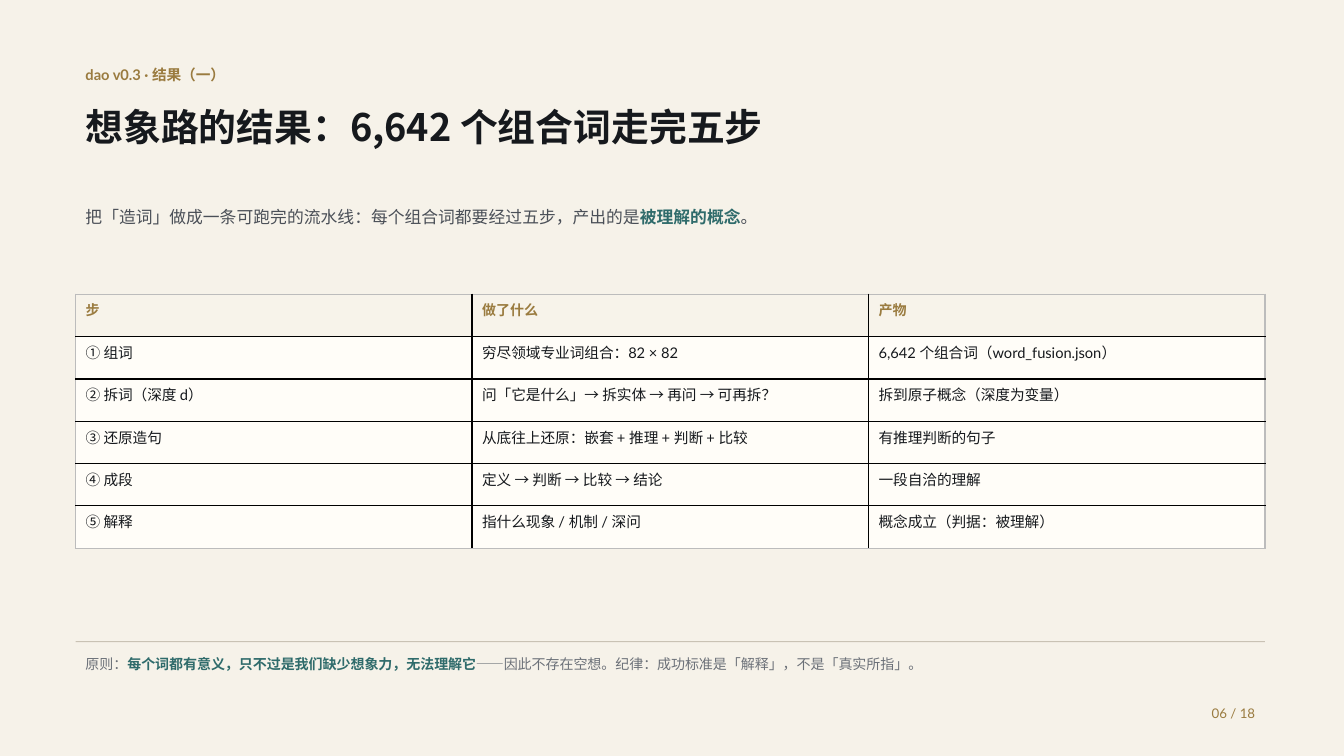
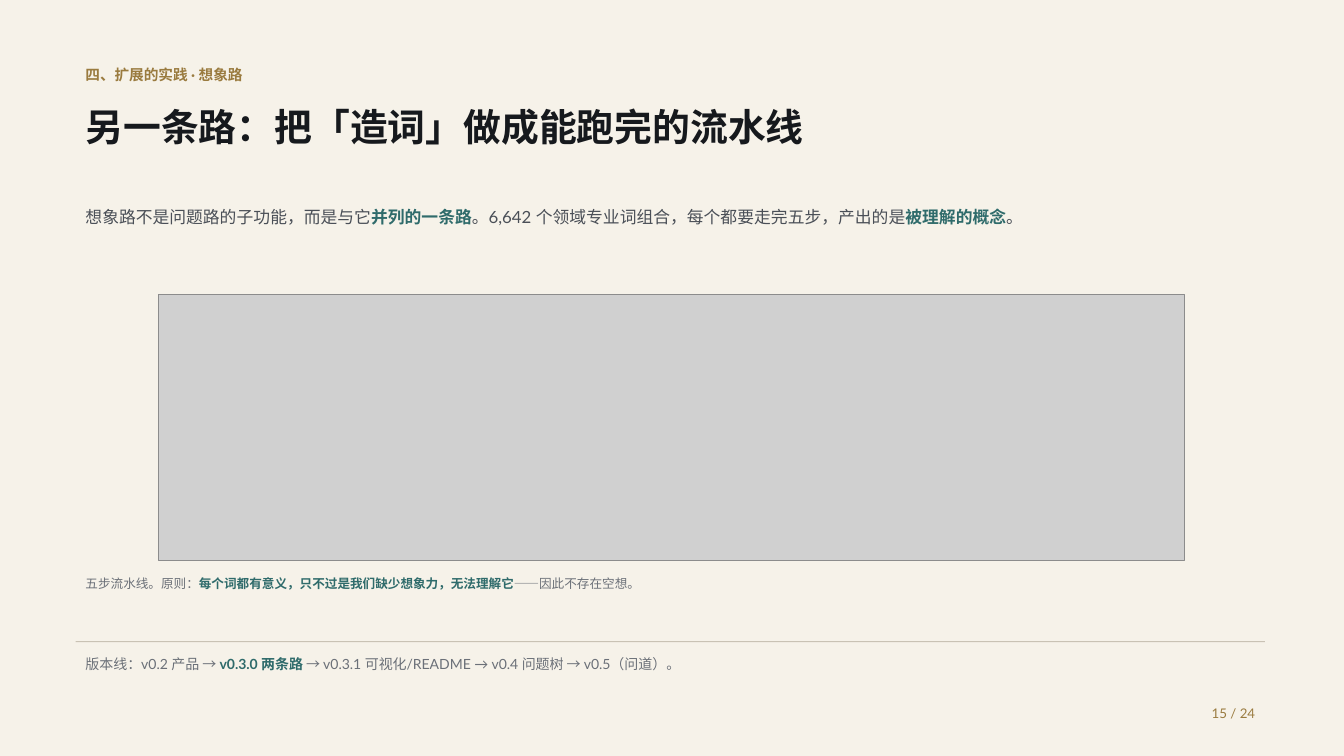
Before and after one commit to shikunpneg/ask-dao, a slide deck: slide 15 of docs/ppt/ask-dao-biomed-deck.pptx (slide 6 before the commit). Drawn at 1344x756 pixels with LibreOffice and Linux fonts; fonts in the diff are those of the drawing; grey boxes stand for pictures. Boxes give left, top, right and bottom in pixels: in the first picture for what was removed or moved away, otherwise in the second. Text is boxed around its words. In the diff, an @@ line names an element or a change of style, - is before the commit and + after.

Commit message:
PPT 按真实口径重做：真问句 + 新知识 + dao-v0.3 是提问微调模型（24 页）
用户指出三处我理解错了，已全部改到页面上：
1. 「真实的问题」要问句原文 —— 新增一页「机器提出的问题，长什么样」，
   三条方法学追问的 statement 直接从 out/biomed_demo/problems_paper.json 读，
   一字不改（spec 里不手写问句，防止复述走样）。
2. 「dao 模型在生物医学的实践」= dao-v 0.3 这个专门用来提问的微调模型，
   不是系统那一代。§3 重写为：RFT 后训练模型 + ModelScope studio 真实界面
   + 它现场生成的三个问句（原句）+ Holdout 0.7113 vs 0.6888（头对 3:2:7）
   + 两条能力边界（只做生物医学 / 只提问不判定）。
   原先「系统那一代」的内容（544 条 / 23 领域、15 进制裁决、想象路五步）
   移入 §4 扩展的实践。
3. 用用户给的三张真实图：studio 界面（§3）、系统架构图（§1）、道 logo（封面）。

封面按用户改写的文案重写（并修正「两种种」→「两种」）：
已有的 AI4S 生态擅长解决问题，但「问题从哪来」长期空缺。

新增 tools/deck_figs.py 里的白话版 E-value 图：不再画「HR vs E-value」两组条
让人自己对照，而是直接回答「要推翻这条结论，隐藏因素得多强」，
并把三条结论的强弱差别画出来（1.67 站得住 / 2.34 最稳 / 1.16 几乎站不住）。

正式交付文件改回规范名 docs/ppt/ask-dao-biomed-deck.{pptx,pdf}
（之前的 ask-dao-report.* 是 PowerPoint 占用时的临时名，已停止跟踪）。

```diff
--- a/docs/ppt/ask-dao-biomed-deck.pptx
+++ b/docs/ppt/ask-dao-biomed-deck.pptx
@@ text at <box>85,67,243,81</box>: text changed @@
-dao v0.3 · 结果（一）
+四、扩展的实践 · 想象路
@@ text at <box>85,108,803,145</box>: text changed @@
-想象路的结果：6,642 个组合词走完五步
+另一条路：把「造词」做成能跑完的流水线
@@ text at <box>85,208,1023,225</box>: text changed @@
-把「造词」做成一条可跑完的流水线：每个组合词都要经过五步，产出的是被理解的概念。
+想象路不是问题路的子功能，而是与它并列的一条路。6,642 个领域专业词组合，每个都要走完五步，产出的是被理解的概念。
@@ table removed at <box>76,294,1264,548</box>, 6 rows, 3 columns @@
-步 | 做了什么 | 产物
-① 组词 | 穷尽领域专业词组合：82 × 82 | 6,642 个组合词（word_fusion.json）
-② 拆词（深度 d） | 问「它是什么」→ 拆实体 → 再问 → 可再拆？ | 拆到原子概念（深度为变量）
-③ 还原造句 | 从底往上还原：嵌套 + 推理 + 判断 + 比较 | 有推理判断的句子
-④ 成段 | 定义 → 判断 → 比较 → 结论 | 一段自洽的理解
-⑤ 解释 | 指什么现象 / 机制 / 深问 | 概念成立（判据：被理解）
@@ picture added at <box>158,294,1185,561</box> @@
@@ text at <box>85,577,639,590</box>: text changed; size 10 to 9 pt; text colour #6B7078 to #2F6B6B; bold on @@
-原则：每个词都有意义，只不过是我们缺少想象力，无法理解它——因此不存在空想。纪律：成功标准是「解释」，不是「真实所指」。
+五步流水线。原则：每个词都有意义，只不过是我们缺少想象力，无法理解它——因此不存在空想。
@@ text added at <box>85,657,680,670</box>, 10 pt, text #6B7078 @@
+版本线：v0.2 产品 → v0.3.0 两条路 → v0.3.1 可视化/README → v0.4 问题树 → v0.5（问道）。
@@ text at <box>1212,708,1255,718</box>: text changed @@
-06 / 18
+15 / 24
```
Also in this commit, not shown: 13 other slides changed, 10 slides added, 4 slides removed, 37 other files.
